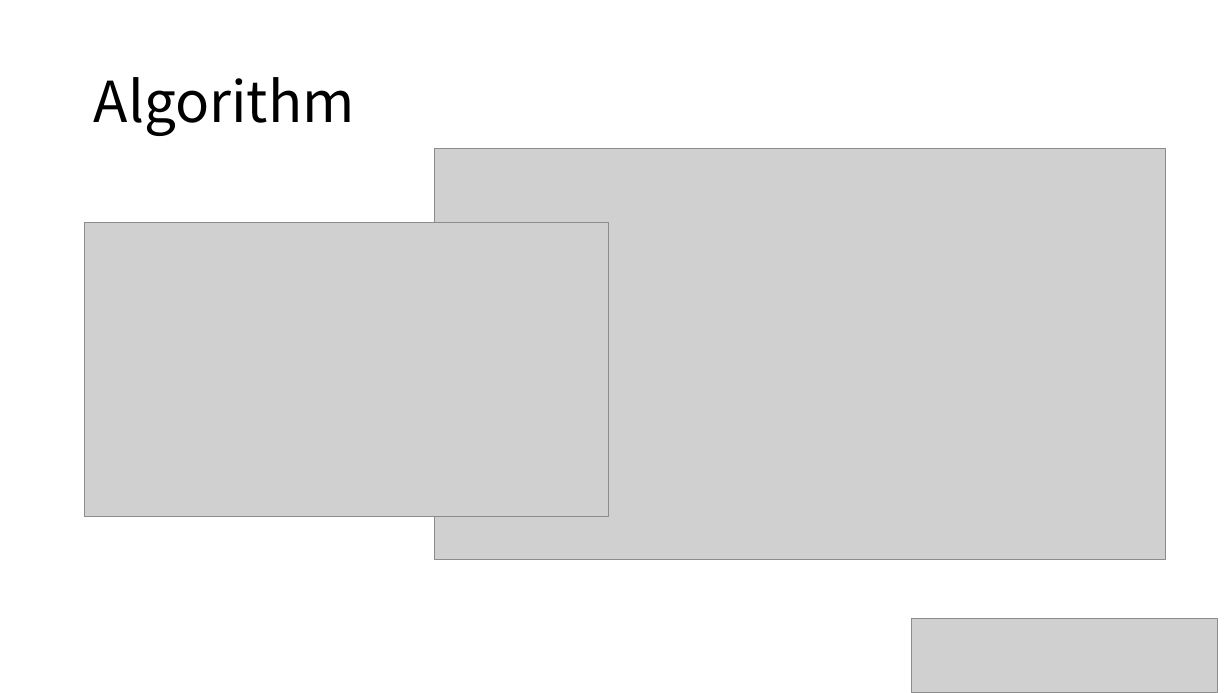
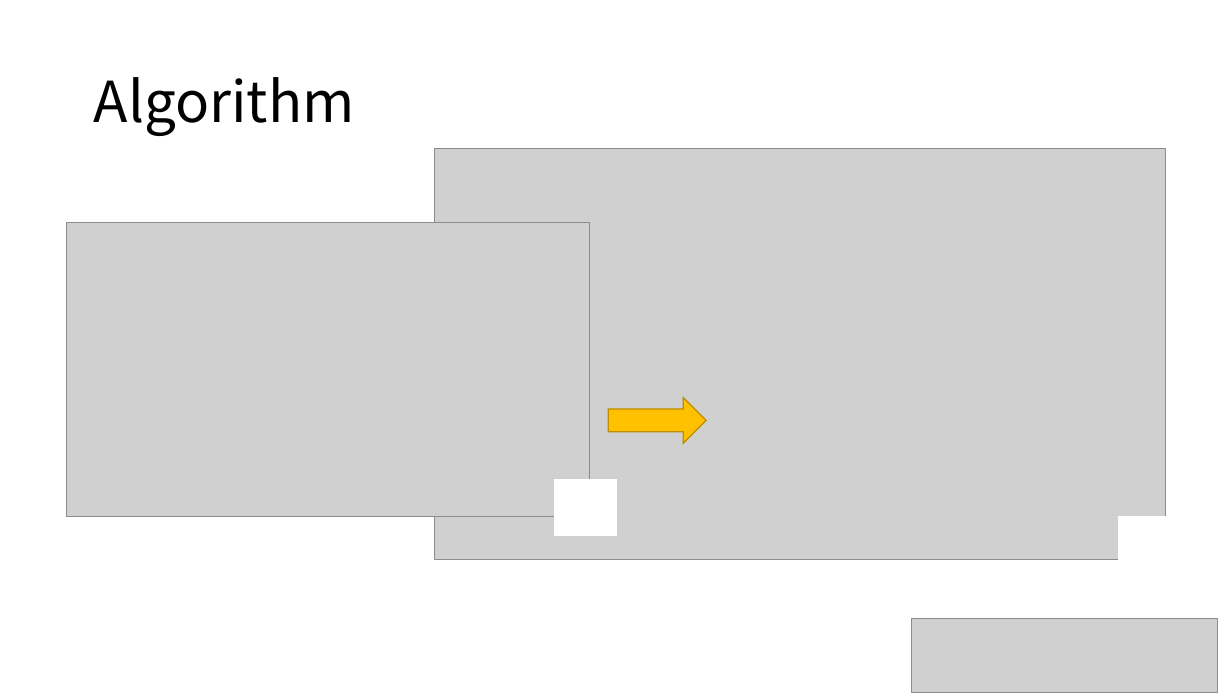
Before and after one commit to majorWallet/Machine_Learning_Algorithms_Library, a slide deck: slide 12 of 3-10_PCA.pptx. Drawn at 1232x693 pixels with LibreOffice and Linux fonts; fonts in the diff are those of the drawing; grey boxes stand for pictures. Boxes give left, top, right and bottom in pixels: in the first picture for what was removed or moved away, otherwise in the second. Text is boxed around its words. In the diff, an @@ line names an element or a change of style, - is before the commit and + after.

```diff
--- a/3-10_PCA.pptx
+++ b/3-10_PCA.pptx
@@ picture: place and size @@
-picture at [85, 223, 609, 518]
+picture at [67, 223, 591, 518]
@@ right arrow added at [608, 397, 706, 444], fill #FFC000, outline #BD8E00 1 pt @@
@@ rectangle added at [555, 480, 616, 536], fill #FFFFFF, outline #FFFFFF 1 pt @@
@@ rectangle added at [1119, 517, 1181, 573], fill #FFFFFF, outline #FFFFFF 1 pt @@
```
Also in this commit, not shown: 6 other files.
